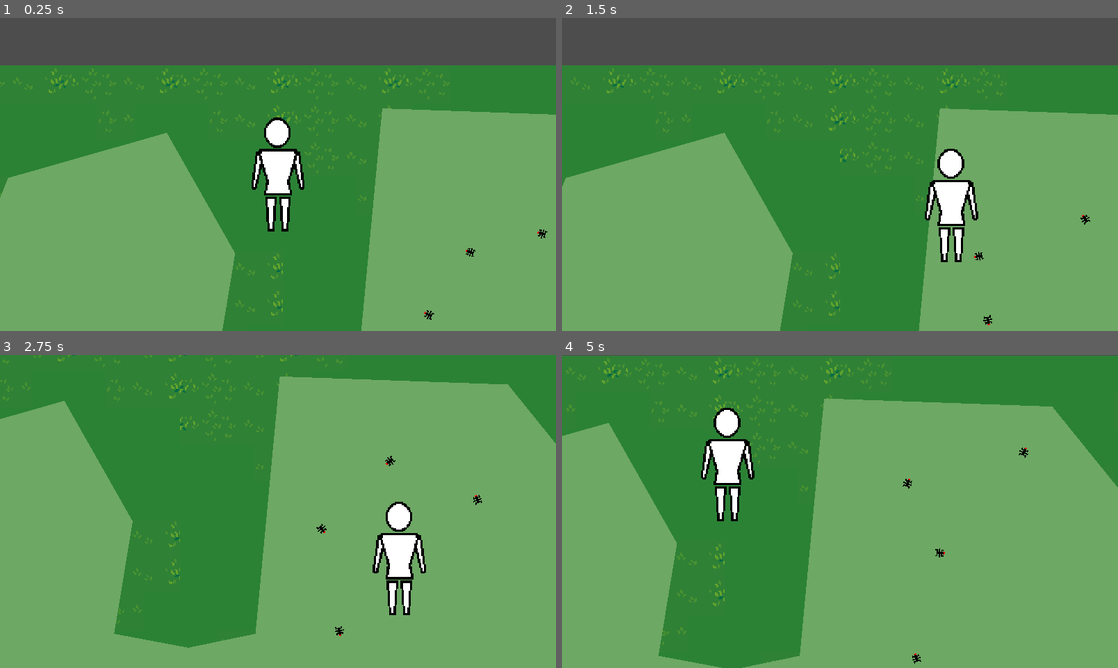
Above: before the commit, frames 1-4 (two rows, left to right).
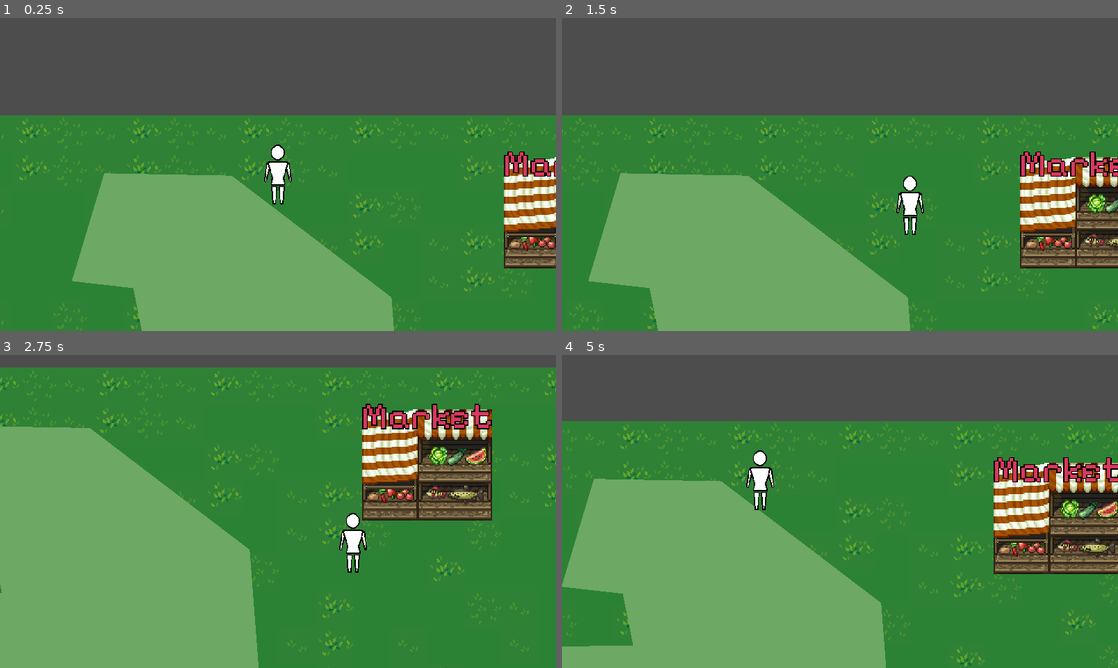
Above: after the commit, the same moments.

Repository: Moizer02/harvest_game_jam
Game: Godot game, scene res://blankmap.tscn
The game is run twice, just before and just after one commit, with the same random seed, the same clock (stepped at 60 frames per second) and the same inputs.
Inputs (mouse positions are in pixels of both pictures, inside the frame that each line leads up to):
- Up to frame 1 (0.25 s): no input
- Up to frame 2 (1.5 s): tap Enter at 0.5 s; move the mouse to (962, 158) at 0.52 s; hold D (movement_right) 0.53-1.28 s; click (962, 158) at 0.67 s; move the mouse to (728, 190) at 1.27 s; hold S (movement_down) from 1.28 s (still down); click (728, 190) at 1.42 s
- Up to frame 3 (2.75 s): move the mouse to (333, 442) at 2.02 s; release S (movement_down) at 2.03 s; hold D (movement_right) from 2.03 s (still down); click (333, 442) at 2.17 s
- Up to frame 4 (5 s): move the mouse to (812, 574) at 2.77 s; release D (movement_right) at 2.78 s; hold W (movement_up) 2.78-3.53 s; click (812, 574) at 2.92 s; move the mouse to (1006, 558) at 3.52 s; hold A (movement_left) from 3.53 s (still down); click (1006, 558) at 3.67 s; move the mouse to (673, 464) at 4.27 s; click (673, 464) at 4.42 s

The runs differ from the first frame. In frame 1, 61% of the frame differs, in the area x 0-100%, y 15-100%; in frame 2, 54%; in frame 3, 64%; in frame 4, 80%, in the area x 0-100%, y 0-100%.

Commit message:
Push

Diff:
--- a/blankmap.tscn
+++ b/blankmap.tscn
@@ -1,14 +1,15 @@
-[gd_scene load_steps=20 format=3 uid="uid://bud56yg5nhvas"]
+[gd_scene load_steps=21 format=3 uid="uid://bud56yg5nhvas"]
 
 [ext_resource type="Script" path="res://src/blankmap.gd" id="1_ktxqq"]
 [ext_resource type="PackedScene" uid="uid://cls1afm7ycghd" path="res://src/bug.tscn" id="1_nph2d"]
-[ext_resource type="Script" path="res://src/TileMaps.gd" id="1_u3deq"]
 [ext_resource type="Texture2D" uid="uid://c260yq1cnxiqw" path="res://art/lpc-plant-repack/plant repack.png" id="2_xssl6"]
 [ext_resource type="Texture2D" uid="uid://v2j0q6iertlq" path="res://art/lpc-tile-atlas/terrain_atlas.png" id="3_jkuty"]
 [ext_resource type="Texture2D" uid="uid://cgr6lxsoq8hyp" path="res://art/lpc-tile-atlas/base_out_atlas.png" id="5_0yjjm"]
 [ext_resource type="Texture2D" uid="uid://b4m12ncbncsaq" path="res://art/paths-town-objects/PathAndObjects.png" id="6_mjx00"]
 [ext_resource type="PackedScene" uid="uid://csw6wc8p75aei" path="res://src/Player/player.tscn" id="7_2lufd"]
 [ext_resource type="Texture2D" uid="uid://bprrej1axobhh" path="res://art/crops-v2/crops.png" id="7_jnqs5"]
+[ext_resource type="Script" path="res://src/tilemap.gd" id="7_vj0hi"]
+[ext_resource type="PackedScene" uid="uid://v53orbj3ogvg" path="res://src/market/market.tscn" id="10_i0d68"]
 
 [sub_resource type="TileSetAtlasSource" id="TileSetAtlasSource_7nb53"]
 texture = ExtResource("2_xssl6")
@@ -6691,7 +6692,9 @@
 1:51/0 = 0
 2:51/0 = 0
 3:51/0 = 0
+4:51/next_alternative_id = 5
 4:51/0 = 0
+5:51/next_alternative_id = 5
 5:51/0 = 0
 6:51/0 = 0
 7:51/0 = 0
@@ -6753,7 +6756,9 @@
 1:52/0 = 0
 2:52/0 = 0
 3:52/0 = 0
+4:52/next_alternative_id = 5
 4:52/0 = 0
+5:52/next_alternative_id = 7
 5:52/0 = 0
 6:52/0 = 0
 7:52/0 = 0
@@ -7450,13 +7455,6 @@
 21:0/0 = 0
 22:0/0 = 0
 23:0/0 = 0
-25:0/0 = 0
-26:0/0 = 0
-27:0/0 = 0
-28:0/0 = 0
-29:0/0 = 0
-30:0/0 = 0
-31:0/0 = 0
 0:1/0 = 0
 1:1/0 = 0
 2:1/0 = 0
@@ -7481,13 +7479,6 @@
 21:1/0 = 0
 22:1/0 = 0
 23:1/0 = 0
-25:1/0 = 0
-26:1/0 = 0
-27:1/0 = 0
-28:1/0 = 0
-29:1/0 = 0
-30:1/0 = 0
-31:1/0 = 0
 0:2/0 = 0
 1:2/0 = 0
 2:2/0 = 0
@@ -7512,13 +7503,6 @@
 21:2/0 = 0
 22:2/0 = 0
 23:2/0 = 0
-25:2/0 = 0
-26:2/0 = 0
-27:2/0 = 0
-28:2/0 = 0
-29:2/0 = 0
-30:2/0 = 0
-31:2/0 = 0
 0:3/0 = 0
 1:3/0 = 0
 2:3/0 = 0
@@ -7543,13 +7527,6 @@
 21:3/0 = 0
 22:3/0 = 0
 23:3/0 = 0
-25:3/0 = 0
-26:3/0 = 0
-27:3/0 = 0
-28:3/0 = 0
-29:3/0 = 0
-30:3/0 = 0
-31:3/0 = 0
 0:4/0 = 0
 1:4/0 = 0
 2:4/0 = 0
@@ -7574,13 +7551,6 @@
 21:4/0 = 0
 22:4/0 = 0
 23:4/0 = 0
-25:4/0 = 0
-26:4/0 = 0
-27:4/0 = 0
-28:4/0 = 0
-29:4/0 = 0
-30:4/0 = 0
-31:4/0 = 0
 0:5/0 = 0
 1:5/0 = 0
 2:5/0 = 0
@@ -7605,13 +7575,6 @@
 21:5/0 = 0
 22:5/0 = 0
 23:5/0 = 0
-25:5/0 = 0
-26:5/0 = 0
-27:5/0 = 0
-28:5/0 = 0
-29:5/0 = 0
-30:5/0 = 0
-31:5/0 = 0
 0:6/0 = 0
 1:6/0 = 0
 2:6/0 = 0
@@ -8390,6 +8353,90 @@
 29:31/0 = 0
 30:31/0 = 0
 31:31/0 = 0
+25:0/next_alternative_id = 2
+25:0/0 = 0
+25:1/next_alternative_id = 2
+25:1/0 = 0
+25:2/next_alternative_id = 2
+25:2/0 = 0
+25:3/next_alternative_id = 2
+25:3/0 = 0
+25:4/next_alternative_id = 2
+25:4/0 = 0
+25:5/next_alternative_id = 2
+25:5/0 = 0
+26:0/next_alternative_id = 2
+26:0/0 = 0
+26:1/next_alternative_id = 2
+26:1/0 = 0
+26:2/next_alternative_id = 2
+26:2/0 = 0
+26:3/next_alternative_id = 2
+26:3/0 = 0
+26:4/next_alternative_id = 2
+26:4/0 = 0
+26:5/next_alternative_id = 2
+26:5/0 = 0
+27:0/next_alternative_id = 2
+27:0/0 = 0
+27:1/next_alternative_id = 2
+27:1/0 = 0
+27:2/next_alternative_id = 2
+27:2/0 = 0
+27:3/next_alternative_id = 2
+27:3/0 = 0
+27:4/next_alternative_id = 2
+27:4/0 = 0
+27:5/next_alternative_id = 2
+27:5/0 = 0
+28:0/next_alternative_id = 2
+28:0/0 = 0
+28:1/next_alternative_id = 2
+28:1/0 = 0
+28:2/next_alternative_id = 2
+28:2/0 = 0
+28:3/next_alternative_id = 2
+28:3/0 = 0
+28:4/next_alternative_id = 2
+28:4/0 = 0
+28:5/next_alternative_id = 2
+28:5/0 = 0
+29:0/next_alternative_id = 2
+29:0/0 = 0
+29:1/next_alternative_id = 2
+29:1/0 = 0
+29:2/next_alternative_id = 2
+29:2/0 = 0
+29:3/next_alternative_id = 2
+29:3/0 = 0
+29:4/next_alternative_id = 2
+29:4/0 = 0
+29:5/next_alternative_id = 2
+29:5/0 = 0
+30:0/next_alternative_id = 2
+30:0/0 = 0
+30:1/next_alternative_id = 2
+30:1/0 = 0
+30:2/next_alternative_id = 2
+30:2/0 = 0
+30:3/next_alternative_id = 2
+30:3/0 = 0
+30:4/next_alternative_id = 2
+30:4/0 = 0
+30:5/next_alternative_id = 2
+30:5/0 = 0
+31:0/next_alternative_id = 2
+31:0/0 = 0
+31:1/next_alternative_id = 2
+31:1/0 = 0
+31:2/next_alternative_id = 2
+31:2/0 = 0
+31:3/next_alternative_id = 2
+31:3/0 = 0
+31:4/next_alternative_id = 2
+31:4/0 = 0
+31:5/next_alternative_id = 2
+31:5/0 = 0
 
 [sub_resource type="TileSetAtlasSource" id="TileSetAtlasSource_lljjc"]
 texture = ExtResource("7_jnqs5")
@@ -9860,29 +9907,27 @@
 [node name="Map" type="Node2D"]
 script = ExtResource("1_ktxqq")
 
-[node name="TileMaps" type="Node2D" parent="."]
-script = ExtResource("1_u3deq")
-
-[node name="TileMap" type="TileMap" parent="TileMaps"]
+[node name="TileMap" type="TileMap" parent="."]
 unique_name_in_owner = true
 tile_set = SubResource("TileSet_pgo33")
 format = 2
-layer_0/name = "First"
-layer_0/tile_data = PackedInt32Array(0, 2752513, 10, 65536,  …(86662 unchanged characters)… 76885, 2818049, 10, 3276886, 2883585, 10, 131159, 65537, 50, 196695, 65537, 51, 851967, 1, 50, 917503, 1, 51, 983039, 1, 50, 1048575, 1, 51, 1114111, 1, 50, 1179647, 1, 51, 2359294, 1, 50, 2424830, 1, 51, 2359295, 65537, 50, 2424831, 65537, 51)
-layer_1/name = "Second"
+layer_0/name = "Ground"
+layer_0/tile_data = PackedInt32Array(0, 2752513, 10, 65536,  …(86662 unchanged characters)… 76885, 2818049, 10, 3276886, 2883585, 10)
+layer_1/name = "Plants"
 layer_1/enabled = true
 layer_1/modulate = Color(1, 1, 1, 1)
 layer_1/y_sort_enabled = false
 layer_1/y_sort_origin = 0
 layer_1/z_index = 0
 layer_1/tile_data = PackedInt32Array(2162692, 2228228, 9, 2228228, 2228228, 10, 2293764, 2228228, 11, 2162693, 2293764, …(697 unchanged characters)…
-layer_2/name = "Third"
+layer_2/name = "Objects"
 layer_2/enabled = true
 layer_2/modulate = Color(1, 1, 1, 1)
 layer_2/y_sort_enabled = false
 layer_2/y_sort_origin = 0
 layer_2/z_index = 0
 layer_2/tile_data = PackedInt32Array()
+script = ExtResource("7_vj0hi")
 
 [node name="Polygon2D" type="Polygon2D" parent="."]
 color = Color(0.427451, 0.658824, 0.396078, 1)
@@ -9924,6 +9969,10 @@
 }
 
 [node name="Player" parent="." instance=ExtResource("7_2lufd")]
-position = Vector2(300, 94)
+position = Vector2(997, 51)
+
+[node name="Market" parent="." instance=ExtResource("10_i0d68")]
+position = Vector2(1248, 84)
+collision_layer = 8
 
 [connection signal="timeout" from="DayNightCycler/Timer" to="." method="_on_night_timer_timeout"]
--- a/src/Player/player.gd
+++ b/src/Player/player.gd
@@ -6,9 +6,9 @@
 	pass
 
 func _physics_process(delta):
-	get_input(delta)
-	self.move_and_slide()
+	movement_handler(delta)
 
-func get_input(delta):
+func movement_handler(delta):
 	var input_direction = Input.get_vector("movement_left", "movement_right", "movement_up", "movement_down")
 	self.velocity = input_direction * (speed * 100) * delta
+	self.move_and_slide()
--- a/src/Player/player.tscn
+++ b/src/Player/player.tscn
@@ -8,6 +8,8 @@
 height = 96.0
 
 [node name="Player" type="CharacterBody2D"]
+scale = Vector2(0.523634, 0.523634)
+collision_mask = 8
 script = ExtResource("1_l4opt")
 
 [node name="CollisionShape2D" type="CollisionShape2D" parent="."]
@@ -22,9 +24,7 @@
 position_smoothing_speed = 12.0
 drag_horizontal_enabled = true
 drag_vertical_enabled = true
-drag_left_margin = 0.4
-drag_top_margin = 0.3
-drag_right_margin = 0.4
-drag_bottom_margin = 0.3
+drag_left_margin = 0.25
+drag_right_margin = 0.25
 editor_draw_limits = true
 editor_draw_drag_margin = true
--- a/src/TileMaps.gd
+++ /dev/null
@@ -1,14 +0,0 @@
-extends Node2D
-
-
-@onready var tilemap = %TileMap
-
-
-func _ready():
-	# example
-	# tilemap.erase_cell(0, Vector2i(1, 1))
-	pass
-
-
-func _process(_delta):
-	pass
--- a/src/blankmap.gd
+++ b/src/blankmap.gd
@@ -1,7 +1,5 @@
 extends Node2D
 
-
-@onready var NightLight: DirectionalLight2D = $DayNightCycler/NightLight
 @onready var timer: Timer = $DayNightCycler/Timer
 
 var is_day: bool = true
@@ -10,14 +8,11 @@
 const DAY_TIME: float = 10
 const NIGHT_TIME: float = 10
 
-
 func _ready():
 	timer.start(DAY_TIME)
 
-
 func _process(_delta):
 	pass
-
 
 func _on_night_timer_timeout():
 	match is_day:
--- /dev/null
+++ b/src/market/market.gd
@@ -0,0 +1,27 @@
+extends StaticBody2D
+
+var in_range: bool = false
+
+func _ready():
+	pass
+
+func _process(delta):
+	pass
+
+func _on_click_area_input_event(viewport, event, shape_idx):
+	if !event.is_pressed():
+		return
+	if !in_range:
+		return
+	if event is InputEventMouseButton && event.button_index == MOUSE_BUTTON_LEFT:
+		open_market_menu()
+		print(in_range)
+
+func open_market_menu():
+	$AudioStreamPlayer2D.play()
+
+func _on_range_area_area_entered(area):
+	in_range = true
+
+func _on_range_area_area_exited(area):
+	in_range = false
--- /dev/null
+++ b/src/market/market.tscn
@@ -0,0 +1,58 @@
+[gd_scene load_steps=8 format=3 uid="uid://v53orbj3ogvg"]
+
+[ext_resource type="Script" path="res://src/market/market.gd" id="1_r0gn6"]
+[ext_resource type="Texture2D" uid="uid://b6tg2g27w4qcc" path="res://src/market/market.png" id="1_ysew2"]
+[ext_resource type="AudioStream" uid="uid://d0qvke2464i7j" path="res://src/market/open_door.mp3" id="3_8igpe"]
+[ext_resource type="FontFile" uid="uid://p8pg8jty6iwt" path="res://src/fonts/PixelifySans-VariableFont_wght.ttf" id="4_k03wo"]
+
+[sub_resource type="RectangleShape2D" id="RectangleShape2D_uqidq"]
+size = Vector2(112, 96)
+
+[sub_resource type="CircleShape2D" id="CircleShape2D_eeo31"]
+radius = 115.004
+
+[sub_resource type="LabelSettings" id="LabelSettings_pkect"]
+font = ExtResource("4_k03wo")
+font_size = 30
+font_color = Color(0.854902, 0.219608, 0.368627, 1)
+outline_size = 4
+outline_color = Color(0, 0, 0, 1)
+
+[node name="Market" type="StaticBody2D"]
+script = ExtResource("1_r0gn6")
+
+[node name="Sprite2D" type="Sprite2D" parent="."]
+texture = ExtResource("1_ysew2")
+
+[node name="CollisionShape2D" type="CollisionShape2D" parent="."]
+shape = SubResource("RectangleShape2D_uqidq")
+
+[node name="ClickArea" type="Area2D" parent="."]
+collision_layer = 8
+
+[node name="CollisionShape2D" type="CollisionShape2D" parent="ClickArea"]
+shape = SubResource("RectangleShape2D_uqidq")
+
+[node name="RangeArea" type="Area2D" parent="."]
+collision_layer = 8
+
+[node name="CollisionShape2D" type="CollisionShape2D" parent="RangeArea"]
+shape = SubResource("CircleShape2D_eeo31")
+
+[node name="AudioStreamPlayer2D" type="AudioStreamPlayer2D" parent="."]
+stream = ExtResource("3_8igpe")
+volume_db = -2.0
+
+[node name="MarketLabel" type="Label" parent="."]
+offset_left = -57.0
+offset_top = -61.0
+offset_right = 57.0
+offset_bottom = -21.0
+text = "Market"
+label_settings = SubResource("LabelSettings_pkect")
+horizontal_alignment = 1
+vertical_alignment = 1
+
+[connection signal="input_event" from="ClickArea" to="." method="_on_click_area_input_event"]
+[connection signal="area_entered" from="RangeArea" to="." method="_on_range_area_area_entered"]
+[connection signal="area_exited" from="RangeArea" to="." method="_on_range_area_area_exited"]
--- /dev/null
+++ b/src/tilemap.gd
@@ -0,0 +1,8 @@
+extends Node2D
+
+func _ready():
+	pass
+
+
+func _process(_delta):
+	pass
Not shown, added: src/Player/grass_step.mp3.import
Binary file added: src/fonts/PixelifySans-VariableFont_wght.ttf
Not shown, added: src/fonts/PixelifySans-VariableFont_wght.ttf.import
Binary file added: src/market/market.png
Not shown, added: src/market/market.png.import
Not shown, added: src/market/open_door.mp3.import
Not shown, added: src/Player/grass_step.mp3
Not shown, added: src/market/open_door.mp3
